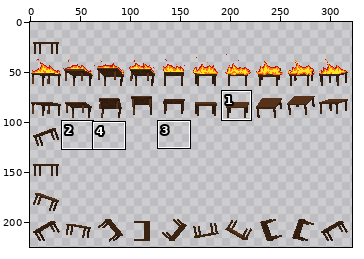
Two states of a sprite sheet, Tables/res/tableSpriteSheet.png. The picture above shows the old version from afar; the outline marks the close-up.
Close-up. Earlier state:
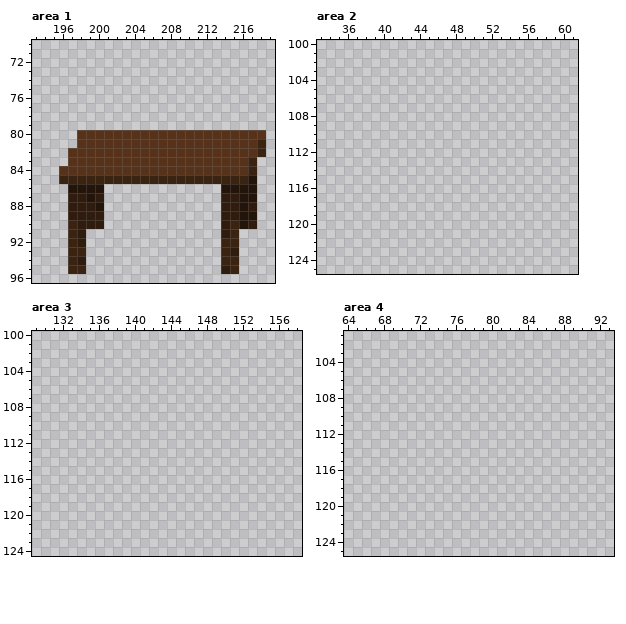
The file is 512x256 pixels. Shown: area 1: x 193..219, y 70..96; area 2: x 33..61, y 100..125; area 3: x 129..158, y 100..124; area 4: x 64..93, y 101..125. The wide view leaves out empty margins. The commit also changed other parts of the picture, which this record leaves out.
And afterwards:
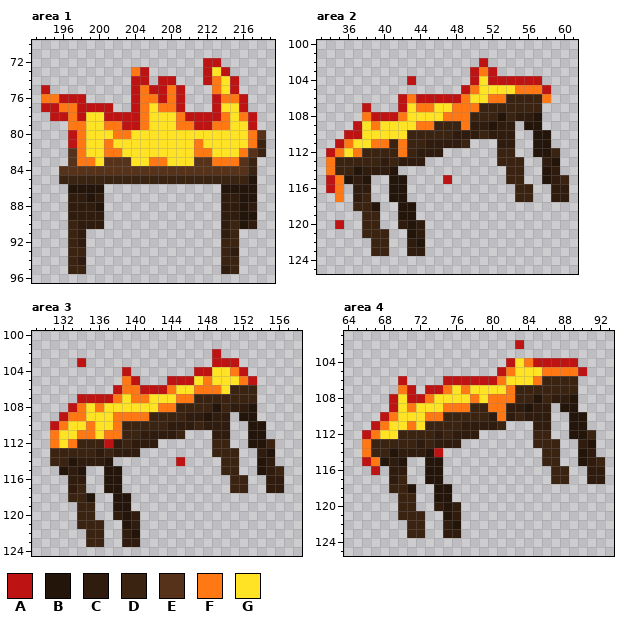
Palette (. is transparent): A #be1313  B #24150b  C #301c0e  D #3b2312  E #553219  F #ff7814  G #ffe324
Edits made:
Changed rows in their new state; - is an unchanged pixel.
Area 1:
first column x 194:
72 ------------------AA----
73 ----------FA------AGA---
74 ----------AA-AA---AFGA--
75 A---------AFAAFA---FGA--
76 FFAAA-----AFFAFA---AFFA-
77 AAFFAAAA--AFGFFA---AGGA-
78 -AAFAGGAAAAFGGGFAAAAFGFA
79 ---FFGGFFAAFGGGFFAAFFGGA
80 ---AFGGGFFGGGGGGGGGGGGGF
81 ---AFGGFGGGGGGGGGFGGGGGF
82 ----FGGFFGGGGGGGGFFGGGF-
83 ----FFG---GGFFGGG--FFF--
Area 2:
first column x 34:
102 -----------------A---------
103 ----------------AFA--------
104 ---------A------AGAAAAAA---
105 ---------------AFGGGGFFFA--
106 --------AFAAAAAFGGFFDDDDF--
107 ----A---AGFFGGFFFDDDDDDD---
108 ----FAAAFGGGGFFFDDDBDCCB---
109 ---AGFGGGGFFDDDFCCBCC-BB---
110 --AAGGGGGDDDDDCCCDCCC--BB--
111 -AFGGFFDFDDCCCCD---CC--BB--
112 AFGFDDDDFDCCC------DD--BBD-
113 FDDDDDCDCCC--------DDD--CB-
114 FDDBCCCB------------DD--BC-
115 AFBCB--BB----A------DD--BCD
116 AF-CC--BB------------DD--CC
117 -F-CD--BB------------DD--CC
118 ---DDB--BB-----------------
119 ----DD--BB-----------------
120 -A--DD--CBC----------------
121 ----DDD--BC----------------
122 -----DD--CB----------------
123 -----DD--CC----------------
Area 3:
first column x 131:
102 ------------------A-------
103 ---A--------------AAA-----
104 --------A-------AAGGFA----
105 --------FA---AAAGFGGGFA---
106 -------AFFAAAFGGFFFGDDD---
107 ---AAAAFGFFGGGFFDDDDDDD---
108 --AFGFGGGGGGFFDDDDBDCCB---
109 -AFFGGGFFFFDDDDCCBCC-BB---
110 AFGGFGGFDDDDDCCCDCCC--BB--
111 FGGFFGFFDDCCCCD---CC--BB--
112 FGFDDDACDCCC------DD--BBD-
113 DDDDDCDCCC--------DDD--CB-
114 DDBCCCB-------A----DD--BC-
115 -BCB--BB-----------DD--BCD
116 --CC--BB------------DD--CC
117 --CD--BB------------DD--CC
118 --DDB--BB-----------------
119 ---DD--BB-----------------
120 ---DD--CBC----------------
121 ---DDD--BC----------------
122 ----DD--CB----------------
123 ----DD--CC----------------
Area 4:
first column x 66:
102 -----------------A---------
104 ----------------AGFAAAAA---
105 ---------------AFGGGFFFFA--
106 ----A----AAAAAAFGGGFDDDD---
107 ----FA-AAFGFGGGGFDDDDDDD---
108 ---AGAAFGGGGFGFFFDDBDCCB---
109 ---AGFGGGFFFDDFFCCBCC-BB---
110 --AFGGGFFDDDDDCFCDCCC--BB--
111 -AFGGFGDDDDCCCCD---CC--BB--
112 AFGGDDDDCDCCC------DD--BBD-
113 FDDDDDCDCCC--------DDD--CB-
114 FDDBCCCBA-----------DD--BC-
115 AFBCB--BB-----------DD--BCD
116 -A-CC--BB------------DD--CC
117 ---CD--BB------------DD--CC
118 ---DDB--BB-----------------
119 ----DD--BB-----------------
120 ----DD--CBC----------------
121 ----DDD--BC----------------
122 -----DD--CB----------------
123 -----DD--CC----------------
Where, in picture pixels (left, top, right, bottom), the same in both close-ups:
changed: (41, 58, 257, 166)
added: (326, 58, 569, 256)
added: (50, 349, 284, 547)
added: (362, 340, 605, 538)
